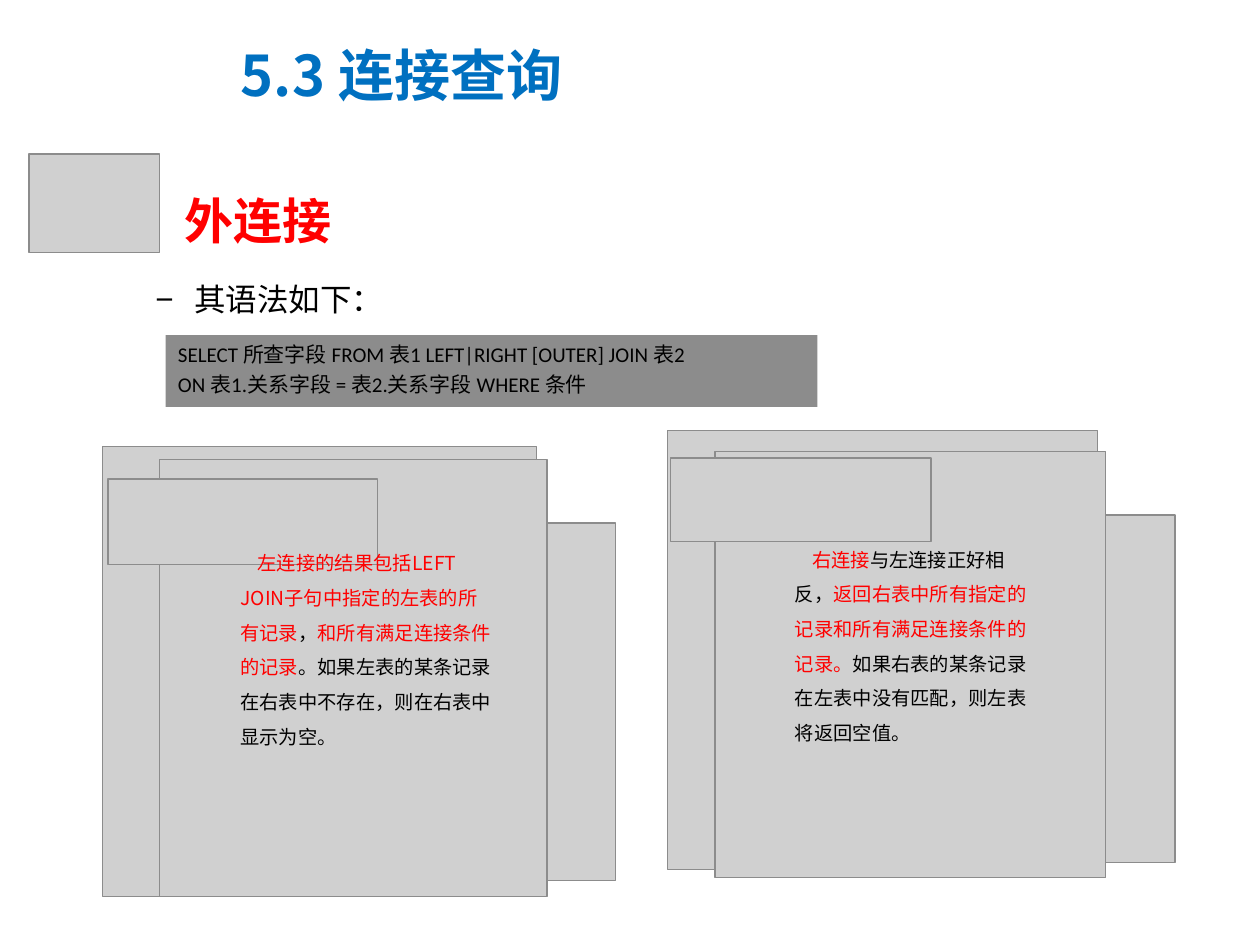
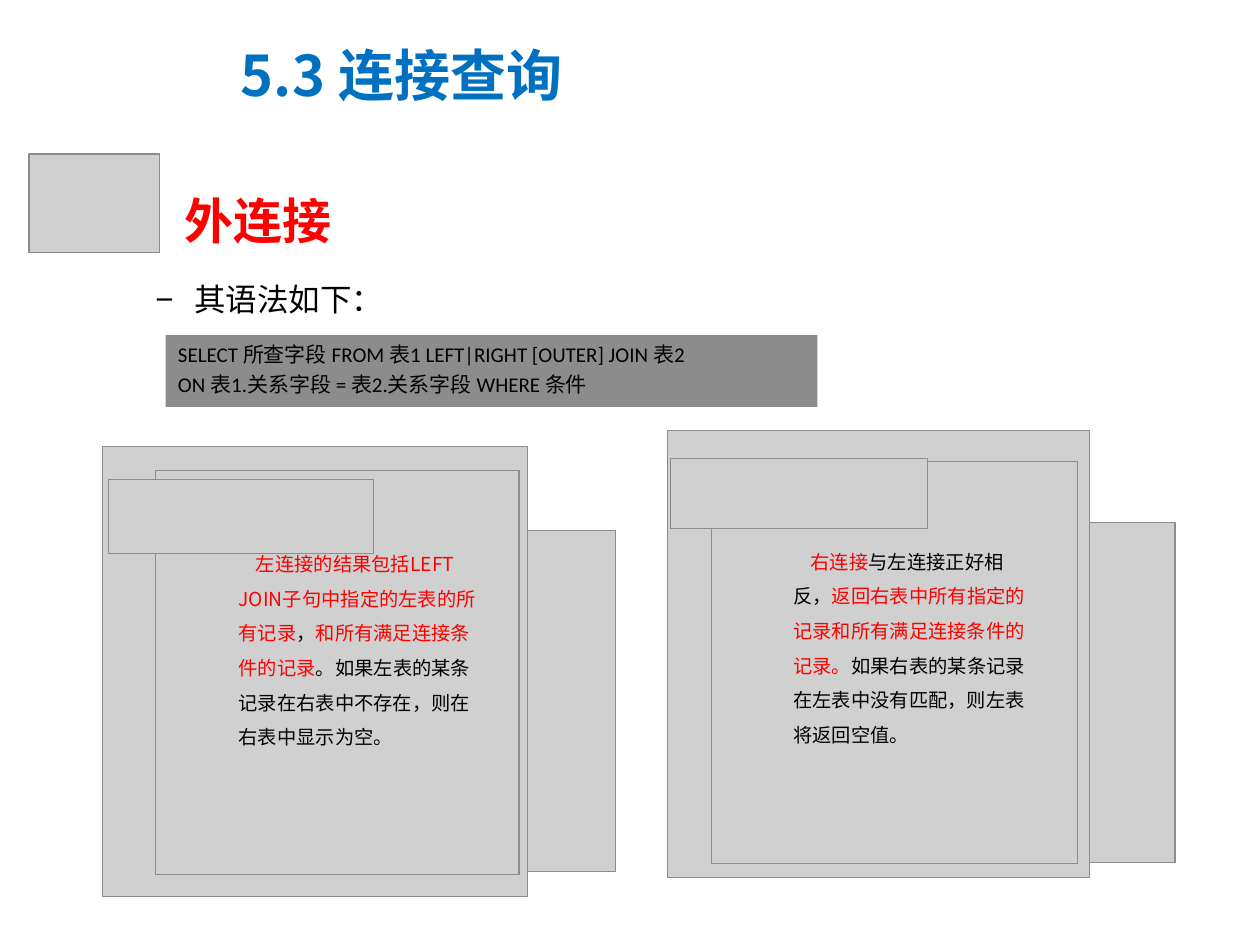
Before and after one commit to tony1989zhang/path, a slide deck: slide 20 of mysql/3 PPT/MySQL_PPT课件/mysql第5章课件.ppt. Drawn at 1260x945 pixels with LibreOffice and Linux fonts; fonts in the diff are those of the drawing; grey boxes stand for pictures; background and template pictures are left out. Boxes give left, top, right and bottom in pixels: in the first picture for what was removed or moved away, otherwise in the second. Text is boxed around its words. In the diff, an @@ line names an element or a change of style, - is before the commit and + after.

```diff
--- a/mysql/3 PPT/MySQL_PPT课件/mysql第5章课件.ppt
+++ b/mysql/3 PPT/MySQL_PPT课件/mysql第5章课件.ppt
@@ picture: place and size @@
-picture at (102,446,537,896)
+picture at (102,446,528,896)
@@ picture: place and size @@
-picture at (668,431,1097,869)
+picture at (668,431,1090,878)
@@ picture: place and size @@
-picture at (159,460,547,896)
+picture at (156,470,519,874)
@@ picture: place and size @@
-picture at (670,459,931,542)
+picture at (670,459,927,529)
@@ picture: place and size @@
-picture at (714,451,1105,878)
+picture at (712,461,1079,863)
@@ picture: place and size @@
-picture at (108,479,378,564)
+picture at (108,480,373,554)
@@ text "左连接的结果包括LEFT JOIN子句中指定的左表的所有记录，和所有满足连接条件的记录。如果左表的某条记录在右表中不存在 ..." rewrapped from (240,551,491,746) to (239,551,471,746) @@
@@ picture: place and size @@
-picture at (329,523,615,881)
+picture at (334,530,615,872)
@@ picture: place and size @@
-picture at (891,515,1174,863)
+picture at (896,523,1174,863)
```
Also in this commit, not shown: 1 other slide changed, 19 other files.
